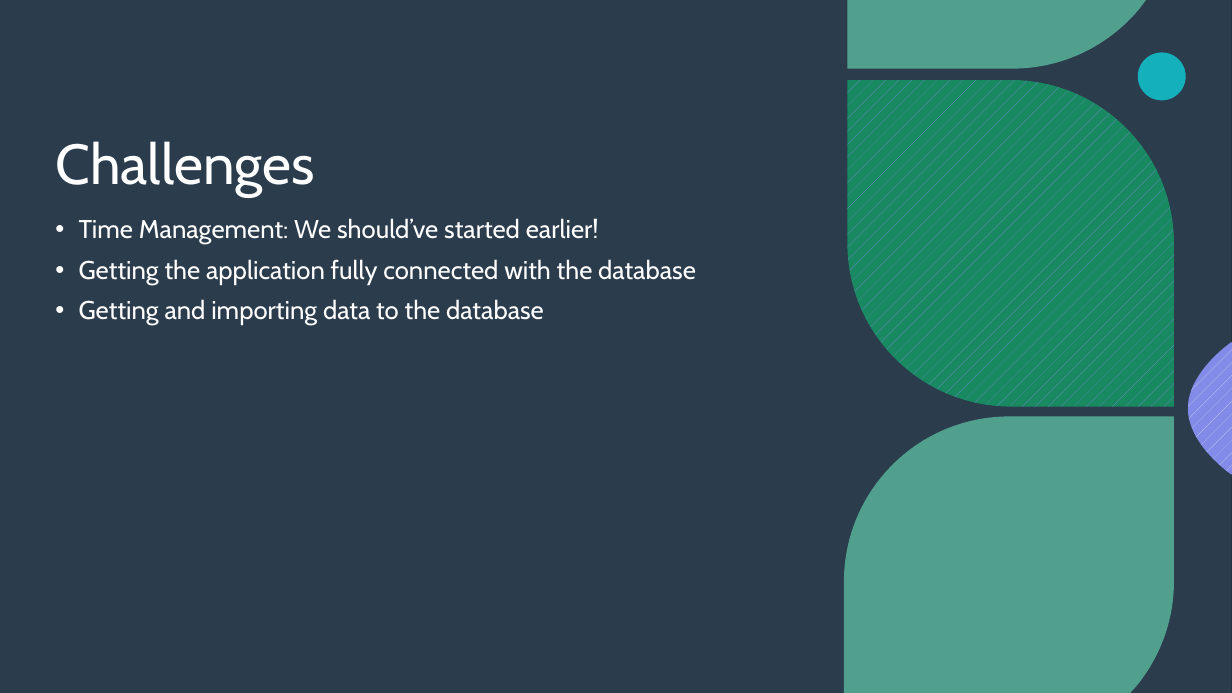
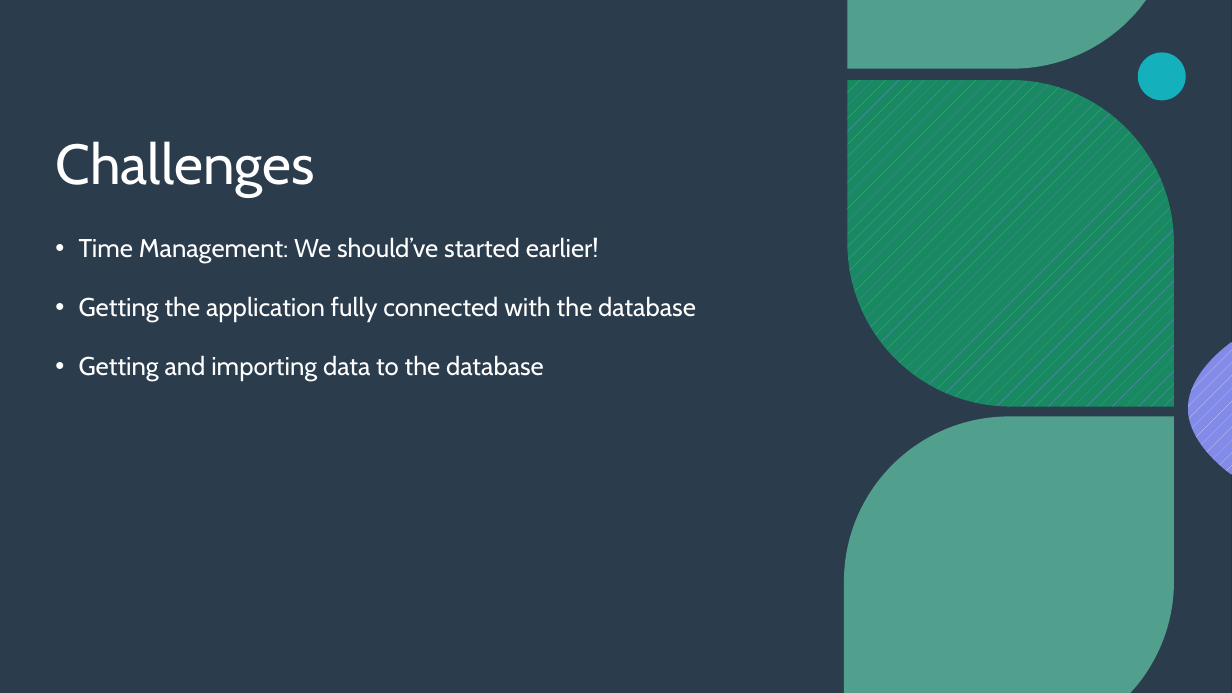
Before and after one commit to colemane5/MovieTicketing, a slide deck: slide 6 of CIS560PresFinal.pptx (slide 5 before the commit). Drawn at 1232x693 pixels with LibreOffice and Linux fonts; fonts in the diff are those of the drawing; background and template pictures are left out. Boxes give left, top, right and bottom in pixels: in the first picture for what was removed or moved away, otherwise in the second. Text is boxed around its words. In the diff, an @@ line names an element or a change of style, - is before the commit and + after.

```diff
--- a/CIS560PresFinal.pptx
+++ b/CIS560PresFinal.pptx
@@ text "Time Management: We should’ve started ..." at <box>79,237,696,381</box>: line spacing 0.9 to 1.5 @@
```
Also in this commit, not shown: 2 other slides changed, 1 slide added.
